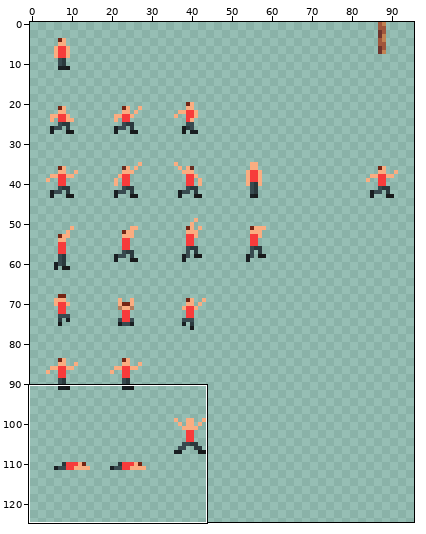
Two versions of one pixel-art file, data/images/sPlayer_sheet.aseprite. Above, an overview of the earlier version with the close-up marked.
Close-up. The starting point:
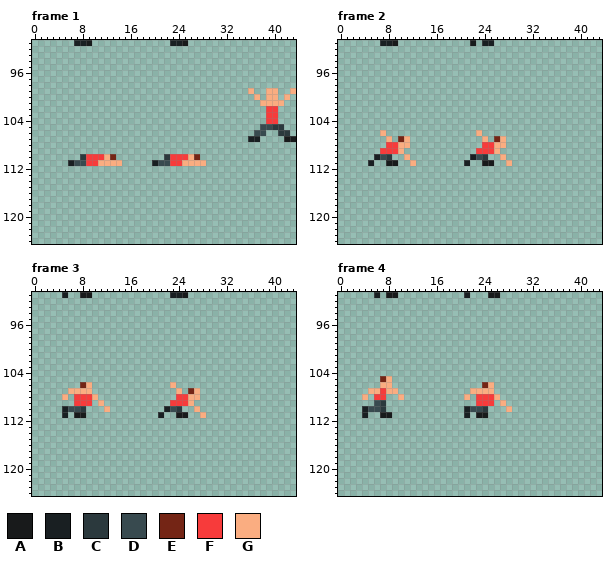
128x128 pixels, 7 frames. Shown: frame 1: x 0..43, y 91..124; frame 2: x 0..43, y 91..124; frame 3: x 0..43, y 91..124; frame 4: x 0..43, y 91..124. The wide view leaves out empty margins. The commit also changed other frames or places, which this record leaves out.
Palette (. is transparent): A #181a1b  B #191f22  C #2b393d  D #384a4f  E #742515  F #f73b3b  G #faad81
Pixels before, frame 1, first column x 6:
 91 .BBA.............BBA..................
 92 ......................................
 93 ......................................
 94 ......................................
 95 ......................................
 96 ......................................
 97 ......................................
 98 ......................................
 99 ..............................G..GG..G
100 ...............................G.GG.G.
101 ................................GGGG..
102 .................................FF...
103 .................................FF...
104 .................................FF...
105 ................................DDCC..
106 ...............................DD..CC.
107 ..............................BB....AA
108 ......................................
109 ......................................
110 ..CFFFGE........CFFFGE................
111 BDDFFGGGG.....BDDFFGGGG...............
Pixels before, frame 2, first column x 5:
 91 ..BBA............A.BB...
 92 ........................
 93 ........................
 94 ........................
 95 ........................
 96 ........................
 97 ........................
 98 ........................
 99 ........................
100 ........................
101 ........................
102 ........................
103 ........................
104 ........................
105 ........................
106 ..G...............G.....
107 ...G.EG............G.EG.
108 ...FFGG............FFGG.
109 ..FFFG............FFFG..
110 .BDC..G..........BDC..G.
111 B..AA..G........B..AA..G
Pixels before, frame 3, first column x 5:
 91 B..AA.............BBA...
 92 ........................
 93 ........................
 94 ........................
 95 ........................
 96 ........................
 97 ........................
 98 ........................
 99 ........................
100 ........................
101 ........................
102 ........................
103 ........................
104 ........................
105 ........................
106 ...EG.............G.....
107 .GGGG..............G.EG.
108 G.FFFG.............FFGG.
109 ..FFF.G...........FFFG..
110 BDDC...G.........BDC..G.
111 B.AA............B..AA..G
Pixels before, frame 4, first column x 4:
 91 ..B.AA...........B...AA..
 92 .........................
 93 .........................
 94 .........................
 95 .........................
 96 .........................
 97 .........................
 98 .........................
 99 .........................
100 .........................
101 .........................
102 .........................
103 .........................
104 .........................
105 ...EG....................
106 ...GG...............EG...
107 .GGFGG............GGGG...
108 G.FF..G..........G.FFFG..
109 ..DC...............FFF.G.
110 BDDC.............BDDC...G
111 B..AA............B.AA....
Now the later version:
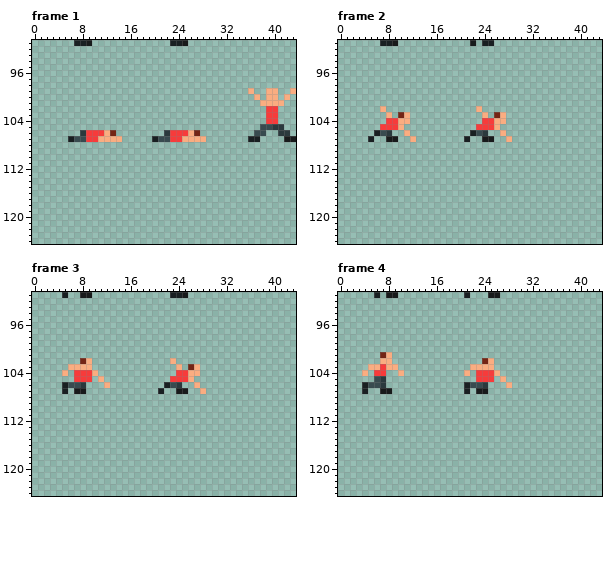
Difference:
Frame 1:
y 106: x 8..13 ...... -> CFFFGE; x 22..27 ...... -> CFFFGE
y 107: x 6..14 ......... -> BDDFFGGGG; x 20..28 ......... -> BDDFFGGGG
y 110: x 8..13 CFFFGE -> ......; x 22..27 CFFFGE -> ......
y 111: x 6..14 BDDFFGGGG -> .........; x 20..28 BDDFFGGGG -> .........
Frame 2:
y 102: x 7 . -> G; x 23 . -> G
y 103: x 8 . -> G; x 10..11 .. -> EG; x 24 . -> G; x 26..27 .. -> EG
y 104: x 8..11 .... -> FFGG; x 24..27 .... -> FFGG
y 105: x 7..10 .... -> FFFG; x 23..26 .... -> FFFG
y 106: x 6..8 .G. -> BDC; x 11 . -> G; x 22..24 .G. -> BDC; x 27 . -> G
y 107: x 5 . -> B; x 8..12 G.EG. -> AA..G; x 21 . -> B; x 24..28 G.EG. -> AA..G
y 108: x 8..11 FFGG -> ....; x 24..27 FFGG -> ....
y 109: x 7..10 FFFG -> ....; x 23..26 FFFG -> ....
y 110: x 6..8 BDC -> ...; x 11 G -> .; x 22..24 BDC -> ...; x 27 G -> .
y 111: x 5 B -> .; x 8..9 AA -> ..; x 12 G -> .; x 21 B -> .; x 24..25 AA -> ..; x 28 G -> .
Frame 3:
y 102: x 8..9 .. -> EG; x 23 . -> G
y 103: x 6..9 .... -> GGGG; x 24 . -> G; x 26..27 .. -> EG
y 104: x 5 . -> G; x 7..10 .... -> FFFG; x 24..27 .... -> FFGG
y 105: x 7..9 ... -> FFF; x 11 . -> G; x 23..26 .... -> FFFG
y 106: x 5..9 ...EG -> BDDC.; x 12 . -> G; x 22..24 .G. -> BDC; x 27 . -> G
y 107: x 5..9 .GGGG -> B.AA.; x 21 . -> B; x 24..28 G.EG. -> AA..G
y 108: x 5 G -> .; x 7..10 FFFG -> ....; x 24..27 FFGG -> ....
y 109: x 7..9 FFF -> ...; x 11 G -> .; x 23..26 FFFG -> ....
y 110: x 5..8 BDDC -> ....; x 12 G -> .; x 22..24 BDC -> ...; x 27 G -> .
y 111: x 5 B -> .; x 7..8 AA -> ..; x 21 B -> .; x 24..25 AA -> ..; x 28 G -> .
Frame 4:
y 101: x 7..8 .. -> EG
y 102: x 7..8 .. -> GG; x 24..25 .. -> EG
y 103: x 5..9 ..... -> GGFGG; x 22..25 .... -> GGGG
y 104: x 4 . -> G; x 6..7 .. -> FF; x 10 . -> G; x 21 . -> G; x 23..26 .... -> FFFG
y 105: x 6..8 .EG -> DC.; x 23..25 ... -> FFF; x 27 . -> G
y 106: x 4..8 ...GG -> BDDC.; x 21..25 ...EG -> BDDC.; x 28 . -> G
y 107: x 4..9 .GGFGG -> B..AA.; x 21..25 .GGGG -> B.AA.
y 108: x 4 G -> .; x 6..7 FF -> ..; x 10 G -> .; x 21 G -> .; x 23..26 FFFG -> ....
y 109: x 6..7 DC -> ..; x 23..25 FFF -> ...; x 27 G -> .
y 110: x 4..7 BDDC -> ....; x 21..24 BDDC -> ....; x 28 G -> .
y 111: x 4 B -> .; x 7..8 AA -> ..; x 21 B -> .; x 23..24 AA -> ..
